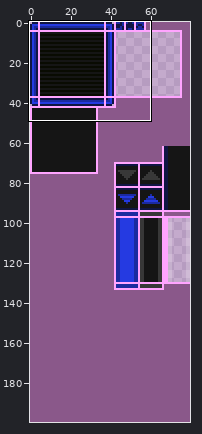
File history of a sprite sheet, bin/Debug/backtoearth/resources/textures/gui/window.png. Above, an overview of the earlier version with the close-up marked.
Close-up. As it was:
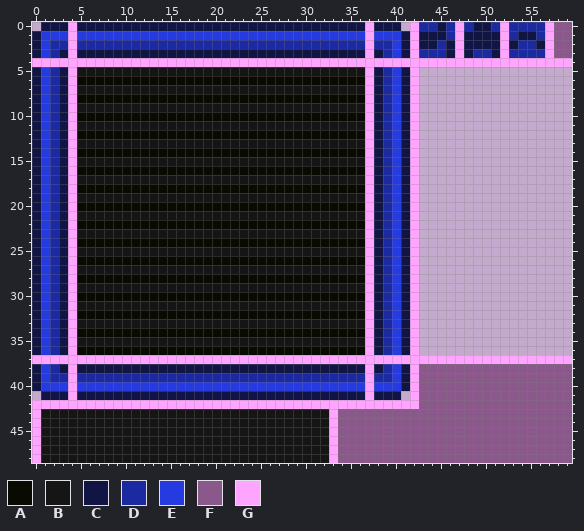
The file is 80x200 pixels. Colours within 5 levels of each other are drawn and written as one. Shown: x 0..59, y 0..48.
Palette (. is transparent): A #090b02  B #151515  C #101543  D #1b2aa0  E #253ae1  F #8a588a  G #ffa4ff
And afterwards:
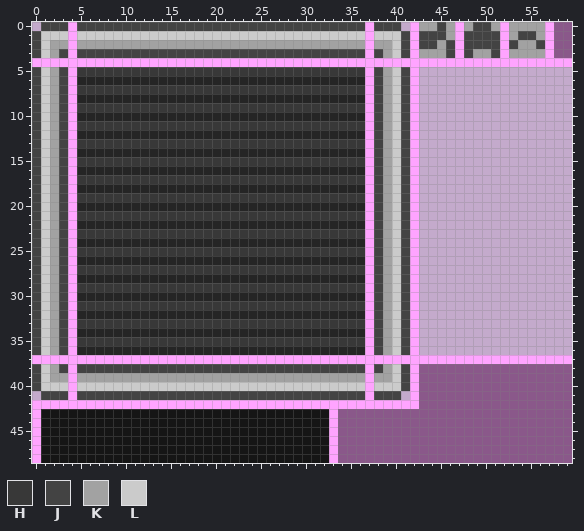
Colours new in this view: H #383838  J #434343  K #a2a2a2  L #cbcbcb
Commit: Added: Window panels + borders can now be given any color
Changes in this commit:
Colour A changes from #090b02 to #252525.
The edit turns colour B into colour H in row 5 at x 5 to 36; in row 7 at x 5 to 36; in row 9 at x 5 to 36; in row 11 at x 5 to 36; in row 13 at x 5 to 36; in row 15 at x 5 to 36.
The edit turns colour B into colour H in row 17 at x 5 to 36; in row 19 at x 5 to 36; in row 21 at x 5 to 36; in row 23 at x 5 to 36; in row 25 at x 5 to 36; in row 27 at x 5 to 36.
The edit turns colour B into colour H in row 29 at x 5 to 36; in row 31 at x 5 to 36; in row 33 at x 5 to 36; in row 35 at x 5 to 36.
The edit turns colour C into colour J in row 0 at x 1 to 3, 5 to 36, 38 to 40, 45 and 49 to 50; in row 1 at x 0, 41, 43 to 45, 48 to 51 and 54 to 55; in row 2 at x 0, 41, 43 to 44, 46, 48 to 51, 53 and 56; in row 3 at x 0, 3, 5 to 36, 38, 41, 46, 48 and 51; in rows 5 to 36 at x 0, 3, 38 and 41; in row 38 at x 0, 3, 5 to 36, 38 and 41.
The edit turns colour C into colour J in rows 39 to 40 at x 0 and 41; in row 41 at x 1 to 3, 5 to 36 and 38 to 40.
The edit turns colour D into colour K in row 0 at x 43 to 44, 46, 48, 51 and 53 to 56; in row 1 at x 46, 53 and 56; in row 2 at x 2 to 3, 5 to 36, 38 to 39, 45 and 54 to 55; in row 3 at x 2, 39, 43 to 45, 49 to 50 and 53 to 56; in rows 5 to 36 at x 2 and 39; in row 38 at x 2 and 39.
The edit turns colour D into colour K in row 39 at x 2 to 3, 5 to 36 and 38 to 39.
The edit turns colour E into colour L in row 1 at x 1 to 3, 5 to 36 and 38 to 40; in rows 2 to 3 at x 1 and 40; in rows 5 to 36 at x 1 and 40; in rows 38 to 39 at x 1 and 40; in row 40 at x 1 to 3, 5 to 36 and 38 to 40.
Pixel boxes of the changes (left, top, right, bottom) in both close-ups:
changed: (32, 22, 545, 400)
